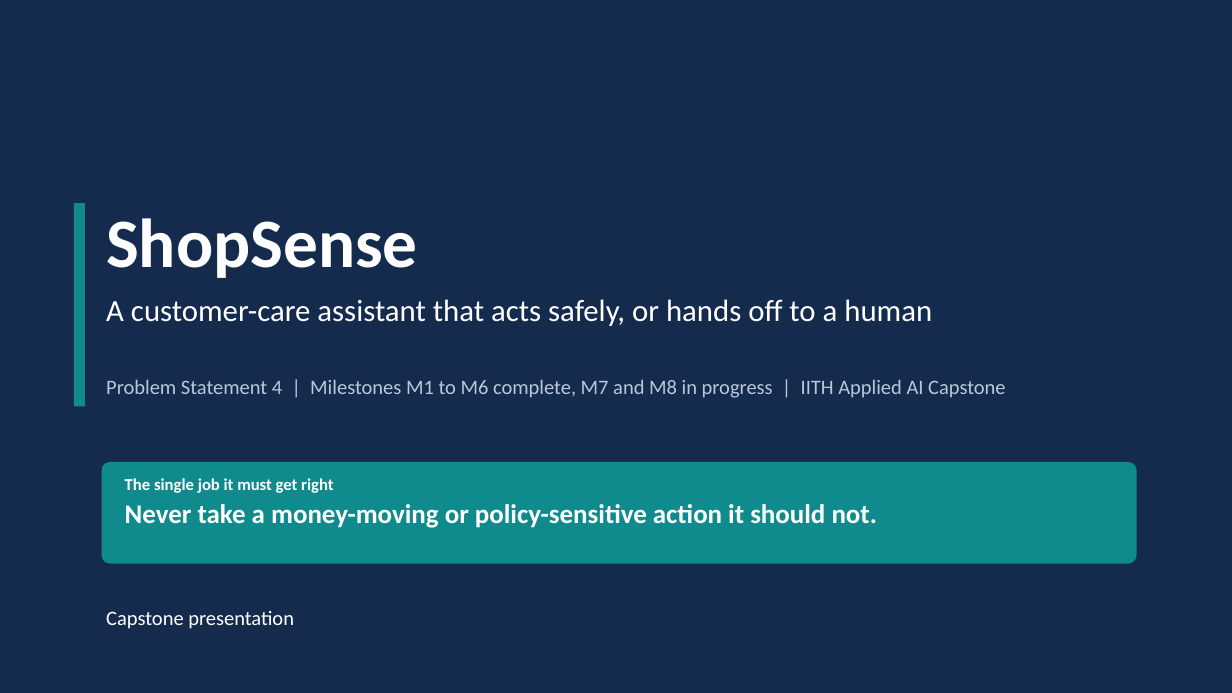
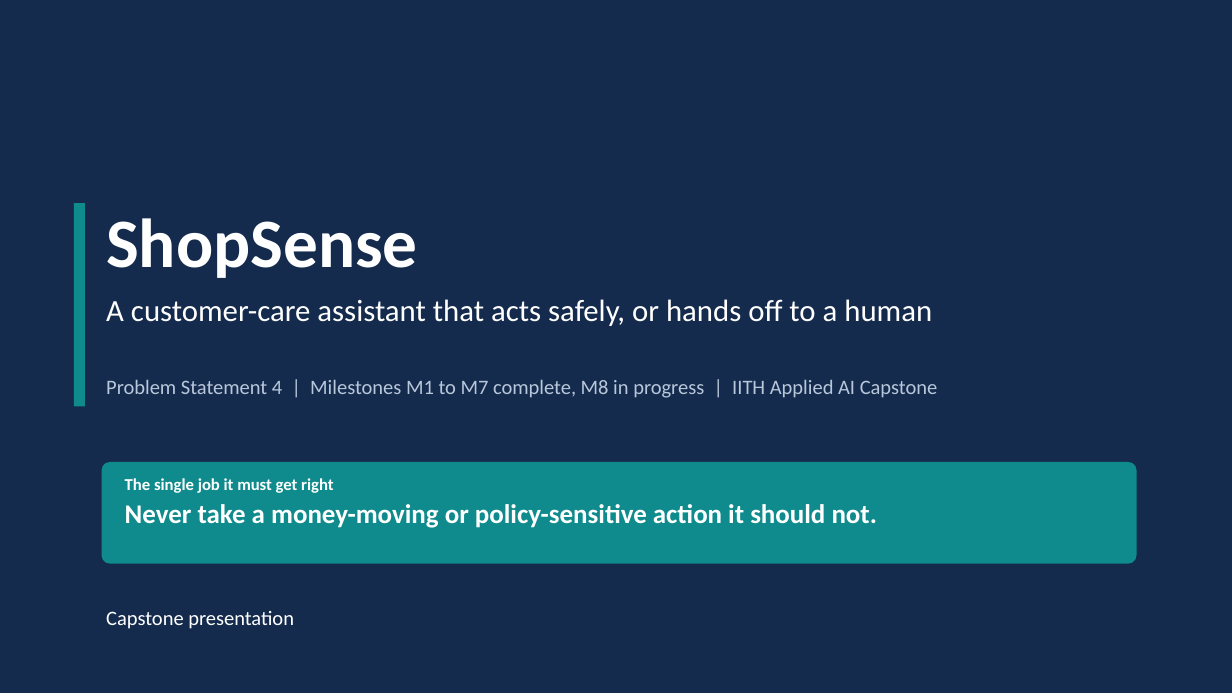
Before and after one commit to abhraj786/iith-ai-capstone-shopsense, a slide deck: slide 1 of docs/deck/iith-ai-capstone-shopsense.pptx. Drawn at 1232x693 pixels with LibreOffice and Linux fonts; fonts in the diff are those of the drawing. Boxes give left, top, right and bottom in pixels: in the first picture for what was removed or moved away, otherwise in the second. Text is boxed around its words. In the diff, an @@ line names an element or a change of style, - is before the commit and + after.

```diff
--- a/docs/deck/iith-ai-capstone-shopsense.pptx
+++ b/docs/deck/iith-ai-capstone-shopsense.pptx
@@ text at (x1=106, y1=379, x2=938, y2=398): text changed @@
-Problem Statement 4 | Milestones M1 to M6 complete, M7 and M8 in progress | IITH Applied AI Capstone
+Problem Statement 4 | Milestones M1 to M7 complete, M8 in progress | IITH Applied AI Capstone
```
Also in this commit, not shown: 3 other slides changed, 4 other files.
